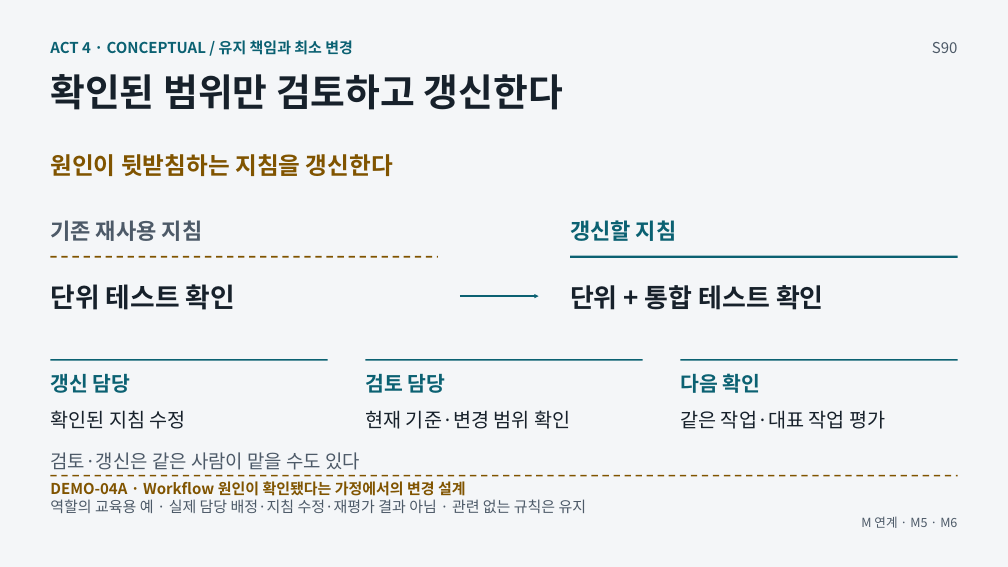
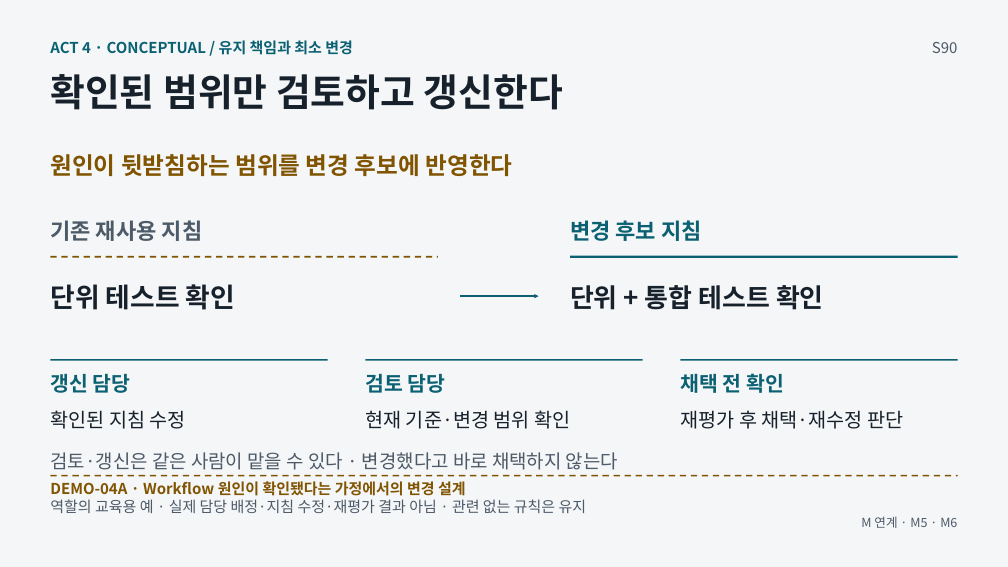
Before and after one commit to GideokKim/ai-dev-training, a slide deck: slide 9 of production/ACT_4.pptx. Drawn at 1008x567 pixels with LibreOffice and Linux fonts; fonts in the diff are those of the drawing. Boxes give left, top, right and bottom in pixels: in the first picture for what was removed or moved away, otherwise in the second. Text is boxed around its words. In the diff, an @@ line names an element or a change of style, - is before the commit and + after.

```diff
--- a/production/ACT_4.pptx
+++ b/production/ACT_4.pptx
@@ text at (x1=50, y1=154, x2=512, y2=176): text changed @@
-원인이 뒷받침하는 지침을 갱신한다
+원인이 뒷받침하는 범위를 변경 후보에 반영한다
@@ text at (x1=570, y1=220, x2=702, y2=241): text changed @@
-갱신할 지침
+변경 후보 지침
@@ text at (x1=680, y1=373, x2=784, y2=393): text changed @@
-다음 확인
+채택 전 확인
@@ text at (x1=680, y1=410, x2=903, y2=429): text changed @@
-같은 작업·대표 작업 평가
+재평가 후 채택·재수정 판단
@@ text at (x1=50, y1=452, x2=618, y2=470): text changed @@
-검토·갱신은 같은 사람이 맡을 수도 있다
+검토·갱신은 같은 사람이 맡을 수 있다 · 변경했다고 바로 채택하지 않는다
```
Also in this commit, not shown: 7 other slides changed, 54 other files.
